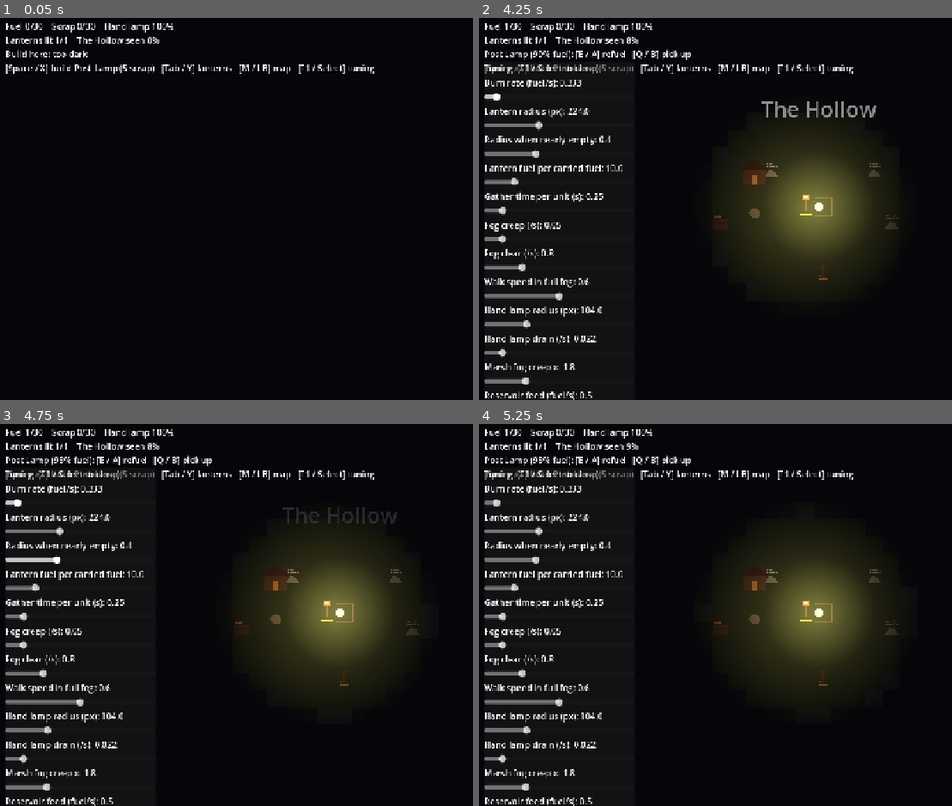
Above: before the commit, frames 1-4 (two rows, left to right).
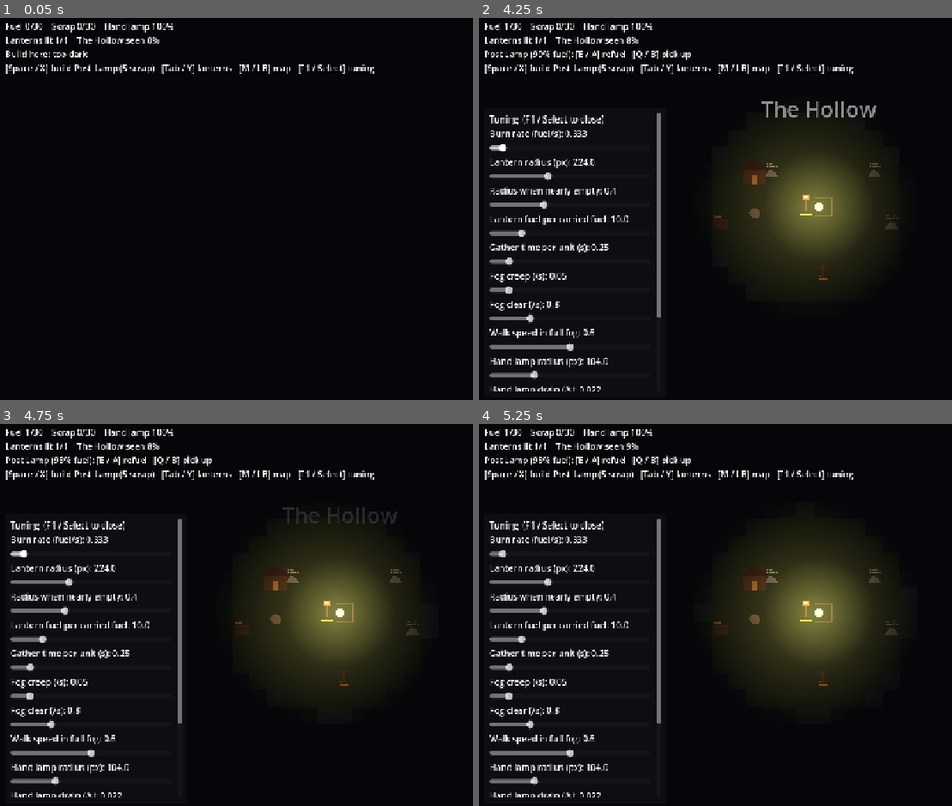
Above: after the commit, the same moments.

Repository: tim-carey-code/lantern-keeper
Game: Godot game, scene res://scenes/main/main.tscn
Same seed, same stepped clock (60 frames per second), same inputs: the game is played once before the commit and once after it.
Inputs (mouse positions are in pixels of both pictures, inside the frame that each line leads up to):
- Up to frame 1 (0.05 s): no input
- Up to frame 2 (4.25 s): move the mouse to (outside the picture) at 0.52 s; hold D (move_right) 0.53-1.28 s; hold E (interact) 0.53-1.28 s; click (outside the picture) at 0.67 s; move the mouse to (682, 224) at 1.27 s; hold S (move_down) 1.28-2.03 s; tap Space (place_lantern) at 1.35, 2.85 s; move the mouse to (885, 121) at 2.02 s; hold D (move_right) 2.03-2.78 s; hold E (interact) 2.03-2.78 s; move the mouse to (786, 285) at 2.77 s; hold W (move_up) 2.78-3.53 s; click (786, 285) at 2.92 s; move the mouse to (outside the picture) at 3.52 s; hold A (move_left) from 3.53 s (still down); hold E (interact) from 3.53 s (still down); tap F1 (debug_toggle) at 4.15 s
- Up to frame 3 (4.75 s): keep holding A (move_left); move the mouse to (132, 553) at 4.27 s; release E (interact) at 4.28 s; tap Space (place_lantern) at 4.35 s
- Up to frame 4 (5.25 s): tap F11 (toggle_fullscreen, bound only after the commit) at 4.9 s; move the mouse to (852, 611) at 5.02 s; release A (move_left) at 5.03 s; hold S (move_down) from 5.03 s (still down); hold E (interact) from 5.03 s (still down); click (852, 611) at 5.17 s

Frame 1 is identical in both runs. In frame 2, 7.8% of the frame differs, in the area x 1-39%, y 12-100%; in frame 3, 7.8%; in frame 4, 7.8%.

Commit message:
UI: tuning panel below HUD and scrollable, lantern list wraps on screen, solid panel backgrounds; fullscreen by default, F11 toggles

Diff:
--- a/project.godot
+++ b/project.godot
@@ -25,6 +25,7 @@
 
 window/size/viewport_width=1280
 window/size/viewport_height=720
+window/size/mode=3
 window/stretch/mode="canvas_items"
 
 [input]
@@ -105,6 +106,11 @@
 , Object(InputEventJoypadButton,"resource_local_to_scene":false,"resource_name":"","device":0,"button_index":9,"pressure":0.0,"pressed":false,"script":null)
 ]
 }
+toggle_fullscreen={
+"deadzone": 0.25,
+"events": [Object(InputEventKey,"resource_local_to_scene":false,"resource_name":"","device":16,"window_id":0,"alt_pressed":false,"shift_pressed":false,"ctrl_pressed":false,"meta_pressed":false,"pressed":false,"keycode":0,"physical_keycode":4194342,"key_label":0,"unicode":0,"location":0,"echo":false,"script":null)
+]
+}
 
 [rendering]
 
--- a/scripts/main/main.gd
+++ b/scripts/main/main.gd
@@ -45,6 +45,12 @@
 	_place_landmarks()
 	_scatter()
 	queue_redraw()
+
+func _unhandled_input(event: InputEvent) -> void:
+	if event.is_action_pressed("toggle_fullscreen"):
+		var fs := DisplayServer.window_get_mode() == DisplayServer.WINDOW_MODE_FULLSCREEN
+		DisplayServer.window_set_mode(DisplayServer.WINDOW_MODE_WINDOWED if fs else DisplayServer.WINDOW_MODE_FULLSCREEN)
+		get_viewport().set_input_as_handled()
 
 # --- Terrain -----------------------------------------------------------------
 
--- a/scripts/ui/build_menu.gd
+++ b/scripts/ui/build_menu.gd
@@ -10,10 +10,17 @@
 func _ready() -> void:
 	layer = 6
 	panel = PanelContainer.new()
-	panel.position = Vector2(1280 - 470, 16)
-	panel.custom_minimum_size = Vector2(450, 0)
+	panel.position = Vector2(1280 - 16 - 480, 16)
+	panel.custom_minimum_size = Vector2(480, 0)
+	var sb := StyleBoxFlat.new()
+	sb.bg_color = Color(0.05, 0.06, 0.08, 0.92)
+	sb.set_corner_radius_all(4)
+	sb.set_content_margin_all(12)
+	panel.add_theme_stylebox_override("panel", sb)
 	add_child(panel)
 	body = Label.new()
+	body.autowrap_mode = TextServer.AUTOWRAP_WORD_SMART
+	body.custom_minimum_size = Vector2(456, 0)
 	panel.add_child(body)
 	panel.visible = false
 
--- a/scripts/ui/debug_panel.gd
+++ b/scripts/ui/debug_panel.gd
@@ -24,10 +24,17 @@
 func _ready() -> void:
 	layer = 10
 	panel = PanelContainer.new()
-	panel.position = Vector2(16, 90)
+	panel.position = Vector2(16, 175)   # below the HUD text
+	panel.add_theme_stylebox_override("panel", _bg())
 	add_child(panel)
+	var scroll := ScrollContainer.new()
+	scroll.custom_minimum_size = Vector2(320, 520)
+	scroll.follow_focus = true
+	scroll.horizontal_scroll_mode = ScrollContainer.SCROLL_MODE_DISABLED
+	panel.add_child(scroll)
 	var box := VBoxContainer.new()
-	panel.add_child(box)
+	box.custom_minimum_size = Vector2(300, 0)
+	scroll.add_child(box)
 	var title := Label.new()
 	title.text = "Tuning  (F1 / Select to close)"
 	box.add_child(title)
@@ -51,6 +58,13 @@
 			first_slider = s
 	panel.visible = false
 
+static func _bg() -> StyleBoxFlat:
+	var sb := StyleBoxFlat.new()
+	sb.bg_color = Color(0.05, 0.06, 0.08, 0.92)
+	sb.set_corner_radius_all(4)
+	sb.set_content_margin_all(10)
+	return sb
+
 func _unhandled_input(event: InputEvent) -> void:
 	if event.is_action_pressed("debug_toggle"):
 		panel.visible = not panel.visible
--- a/scripts/ui/note_reader.gd
+++ b/scripts/ui/note_reader.gd
@@ -11,6 +11,11 @@
 	panel = PanelContainer.new()
 	panel.position = Vector2(240, 220)
 	panel.custom_minimum_size = Vector2(800, 0)
+	var sb := StyleBoxFlat.new()
+	sb.bg_color = Color(0.05, 0.06, 0.08, 0.95)
+	sb.set_corner_radius_all(4)
+	sb.set_content_margin_all(16)
+	panel.add_theme_stylebox_override("panel", sb)
 	add_child(panel)
 	var box := VBoxContainer.new()
 	panel.add_child(box)
--- a/tools/setup_input.gd
+++ b/tools/setup_input.gd
@@ -39,6 +39,7 @@
 		"build_menu": [key(KEY_TAB), pad_button(JOY_BUTTON_Y)],
 		"pause": [key(KEY_ESCAPE), pad_button(JOY_BUTTON_START)],
 		"map": [key(KEY_M), pad_button(JOY_BUTTON_LEFT_SHOULDER)],
+		"toggle_fullscreen": [key(KEY_F11)],
 		"debug_toggle": [key(KEY_F1), pad_button(JOY_BUTTON_BACK)],    # live tuning panel
 	}
 	for name in actions:
